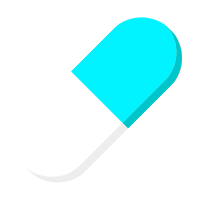
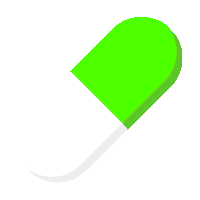
Two versions of the same layered image (200 x 200). Layer-by-layer changes:
painted on "Vector Smart Object" over [70, 17, 182, 130]
